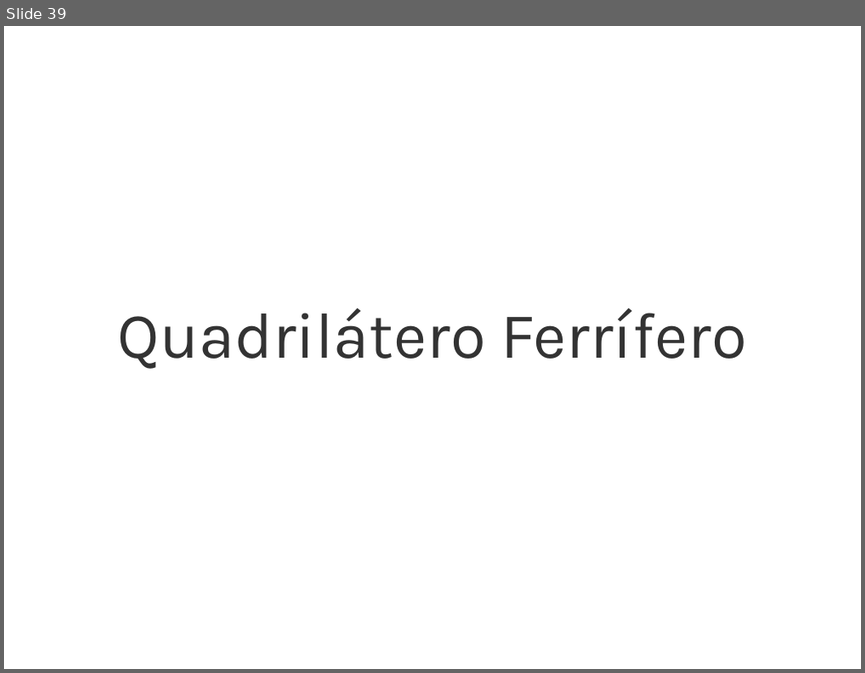
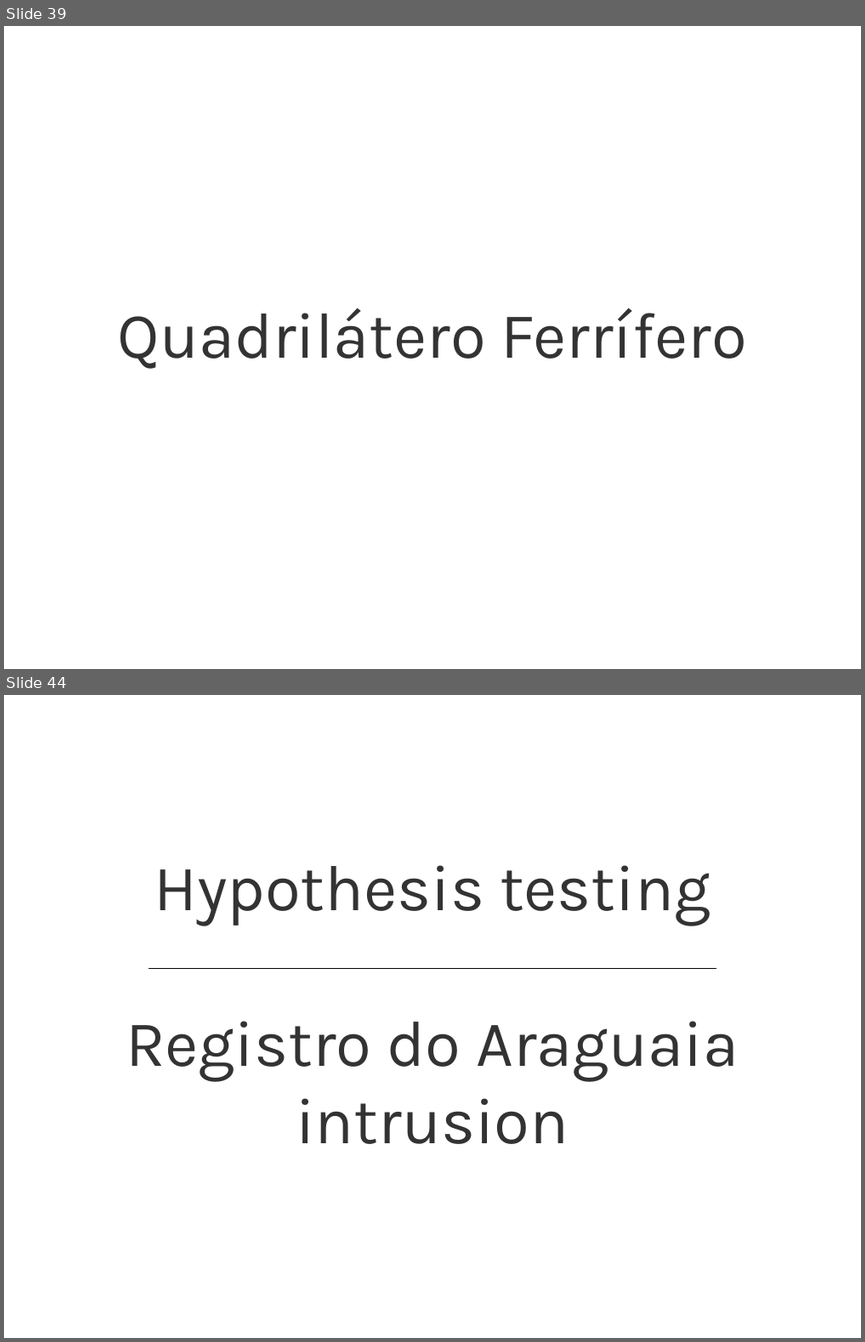
Before and after one commit to leouieda/gghs2012, a slide deck: presentation/uieda_barbosa_iag2012.odp. Shown one above the other, each under a label of ours: slide 39 before the commit, slides 39 and 44 after it; the slides between them are not shown. The pictures are 865x673 and 865x1342 pixels, drawn with LibreOffice and Linux fonts; fonts in the diff are those of the drawing; background and template pictures are left out. Boxes give left, top, right and bottom in pixels: in the first picture for what was removed or moved away, otherwise in the second. Text is boxed around its words. In the diff, an @@ line names an element or a change of style, - is before the commit and + after.

Commit message:
Presentation: finished boa6

```diff
--- a/presentation/uieda_barbosa_iag2012.odp
+++ b/presentation/uieda_barbosa_iag2012.odp
@@ slide 44 added at (4, 695, 861, 1338), background picture (left out) @@
@@ title added at (126, 865, 738, 1144), 60 pt, text #333333 @@
+Hypothesis testing
+Registro do Araguaia
+intrusion
@@ line added from (148, 969) to (716, 969), #000000 0 pt @@
```
Also in this commit, not shown: 5 other slides added, 1 slide removed, 11 other files.
